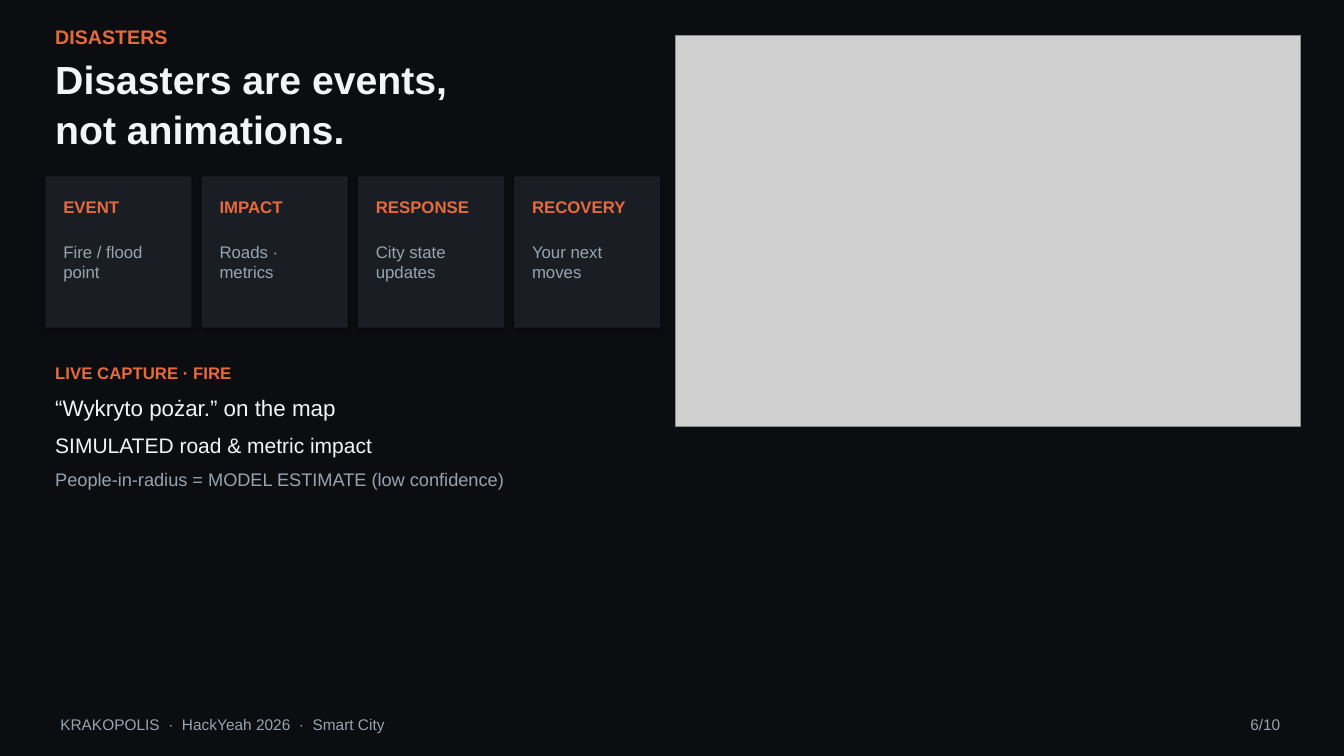
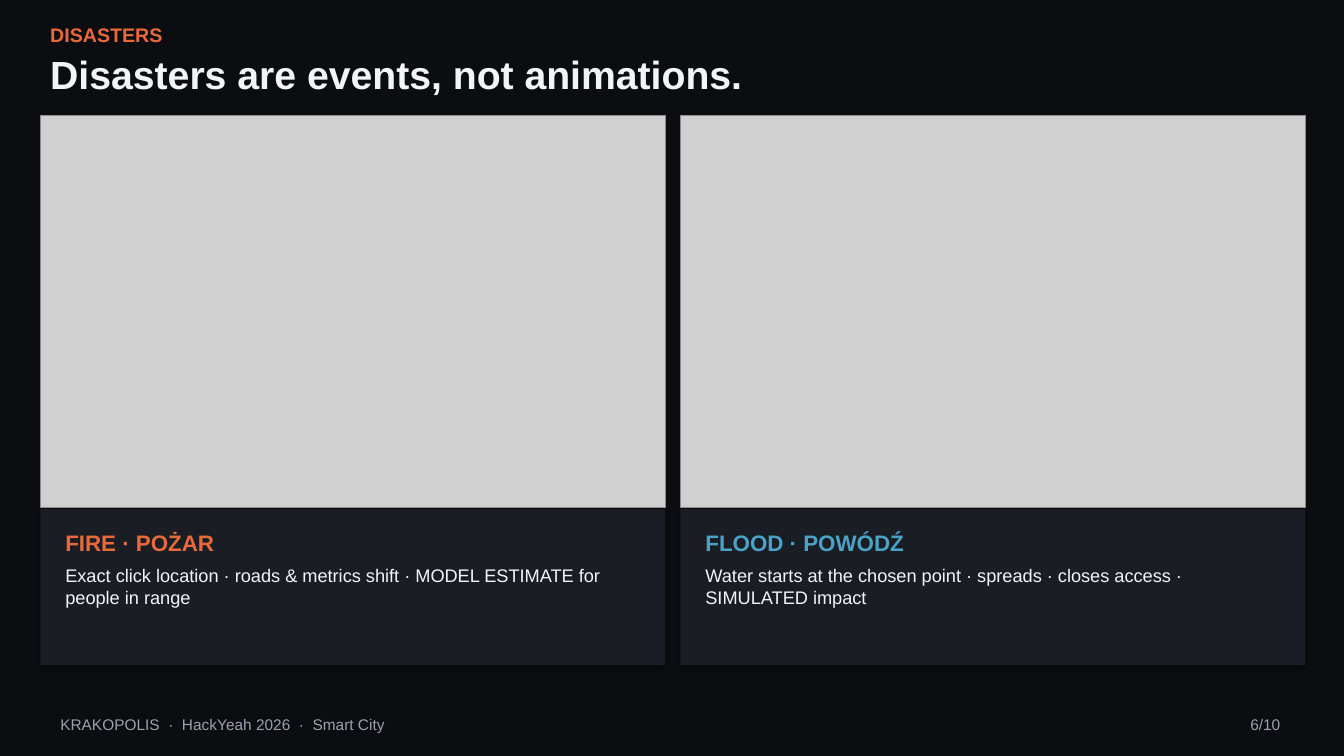
Before and after one commit to koderhack/krakopolis, a slide deck: slide 6 of docs/hackyeah-2026/KRAKOPOLIS-HackYeah-2026.pptx. Drawn at 1344x756 pixels with LibreOffice and Linux fonts; fonts in the diff are those of the drawing; grey boxes stand for pictures. Boxes give left, top, right and bottom in pixels: in the first picture for what was removed or moved away, otherwise in the second. Text is boxed around its words. In the diff, an @@ line names an element or a change of style, - is before the commit and + after.

```diff
--- a/docs/hackyeah-2026/KRAKOPOLIS-HackYeah-2026.pptx
+++ b/docs/hackyeah-2026/KRAKOPOLIS-HackYeah-2026.pptx
@@ text "DISASTERS" moved from (x1=55, y1=30, x2=167, y2=45) to (x1=50, y1=28, x2=162, y2=43) @@
@@ text at (x1=50, y1=60, x2=742, y2=95): text changed @@
-Disasters are events,
-not animations.
+Disasters are events, not animations.
@@ picture added at (x1=40, y1=116, x2=665, y2=507) @@
@@ picture moved from (x1=676, y1=35, x2=1301, y2=426) to (x1=681, y1=116, x2=1306, y2=507) @@
@@ rectangle removed at (x1=45, y1=176, x2=192, y2=328) @@
@@ rectangle removed at (x1=202, y1=176, x2=348, y2=328) @@
@@ rectangle removed at (x1=358, y1=176, x2=504, y2=328) @@
@@ rectangle removed at (x1=514, y1=176, x2=660, y2=328) @@
@@ text removed at (x1=63, y1=201, x2=119, y2=213) @@
-EVENT
@@ text removed at (x1=220, y1=201, x2=283, y2=213) @@
-IMPACT
@@ text removed at (x1=376, y1=201, x2=469, y2=213) @@
-RESPONSE
@@ text removed at (x1=532, y1=201, x2=626, y2=213) @@
-RECOVERY
@@ text removed at (x1=63, y1=246, x2=142, y2=282) @@
-Fire / flood point
@@ text removed at (x1=220, y1=246, x2=274, y2=278) @@
-Roads · metrics
@@ text removed at (x1=376, y1=246, x2=445, y2=282) @@
-City state updates
@@ text removed at (x1=532, y1=246, x2=603, y2=278) @@
-Your next moves
@@ text removed at (x1=55, y1=367, x2=504, y2=490) @@
-LIVE CAPTURE · FIRE
-“Wykryto pożar.” on the map
-SIMULATED road & metric impact
-People-in-radius = MODEL ESTIMATE (low confidence)
@@ rectangle added at (x1=40, y1=509, x2=665, y2=665), fill #1A1E24 @@
@@ rectangle added at (x1=681, y1=509, x2=1306, y2=665), fill #1A1E24 @@
@@ text added at (x1=65, y1=533, x2=214, y2=551), 16 pt, text #E86A3C, bold @@
+FIRE · POŻAR
@@ text added at (x1=705, y1=533, x2=903, y2=551), 16 pt, text #4AA3C7, bold @@
+FLOOD · POWÓDŹ
@@ text added at (x1=65, y1=568, x2=600, y2=608), 13 pt, text #F2F4F7 @@
+Exact click location · roads & metrics shift · MODEL ESTIMATE for people in range
@@ text added at (x1=705, y1=568, x2=1171, y2=608), 13 pt, text #F2F4F7 @@
+Water starts at the chosen point · spreads · closes access · SIMULATED impact
```
Also in this commit, not shown: 10 other files.
